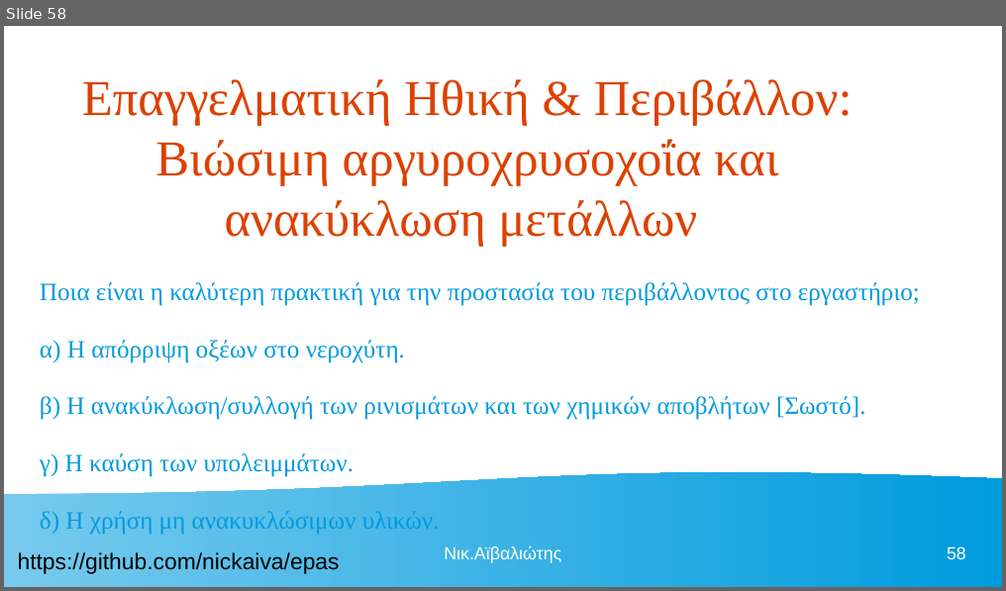
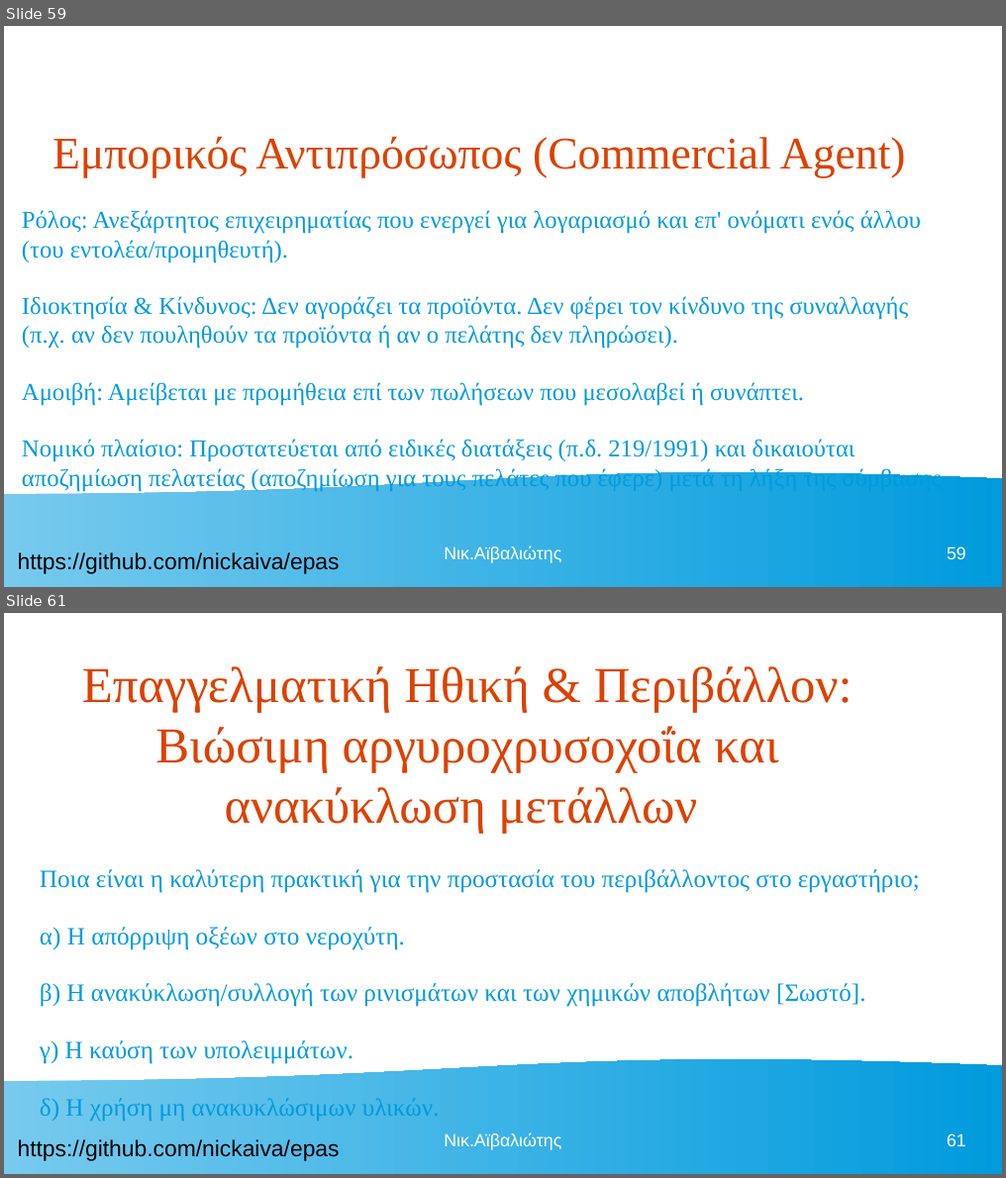
Before and after one commit to nickaiva/epas, a slide deck: ΠΕΡΙΒΑΛΛΟΝ ΕΡΓΑΣΙΑΣ.odp. Shown one above the other, each under a label of ours: slide 58 before the commit, slides 59 and 61 after it; the slides between them are not shown. The pictures are 1006x591 and 1006x1178 pixels, drawn with LibreOffice and Linux fonts; fonts in the diff are those of the drawing. Boxes give left, top, right and bottom in pixels: in the first picture for what was removed or moved away, otherwise in the second. Text is boxed around its words. In the diff, an @@ line names an element or a change of style, - is before the commit and + after.

```diff
--- a/ΠΕΡΙΒΑΛΛΟΝ ΕΡΓΑΣΙΑΣ.odp
+++ b/ΠΕΡΙΒΑΛΛΟΝ ΕΡΓΑΣΙΑΣ.odp
@@ slide 59 added at [4, 26, 1002, 587], background #FFFFFF; not listed: 2 template elements that a slide beside it also shows @@
@@ title added at [53, 136, 906, 178], 36 pt, text #DD4100 @@
+Εμπορικός Αντιπρόσωπος (Commercial Agent)
@@ text added at [22, 210, 941, 491], 19.4 pt, text #009BDD @@
+Ρόλος: Ανεξάρτητος επιχειρηματίας που ενεργεί για λογαριασμό και επ' ονόματι ενός άλλου (του εντολέα/προμηθευτή).
+Ιδιοκτησία & Κίνδυνος: Δεν αγοράζει τα προϊόντα. Δεν φέρει τον κίνδυνο της συναλλαγής (π.χ. αν δεν πουληθούν τα προϊόντα ή αν ο πελάτης δεν πληρώσει).
+Αμοιβή: Αμείβεται με προμήθεια επί των πωλήσεων που μεσολαβεί ή συνάπτει.
+Νομικό πλαίσιο: Προστατεύεται από ειδικές διατάξεις (π.δ. 219/1991) και δικαιούται αποζημίωση πελατείας (αποζημίωση για τους πελάτες που έφερε) μετά τη λήξη της σύμβασης
@@ text added at [444, 547, 561, 564], 14 pt, text #FFFFFF @@
+Νικ.Αϊβαλιώτης
@@ page number added at [946, 547, 966, 560], 14 pt, text #FFFFFF @@
+59
@@ what was slide 58 is now slide 61 @@
@@ page number at [946, 1134, 966, 1147]: text changed @@
-58
+61
```
Also in this commit, not shown: 1 slide changed, 2 other slides added, 1 other file.
